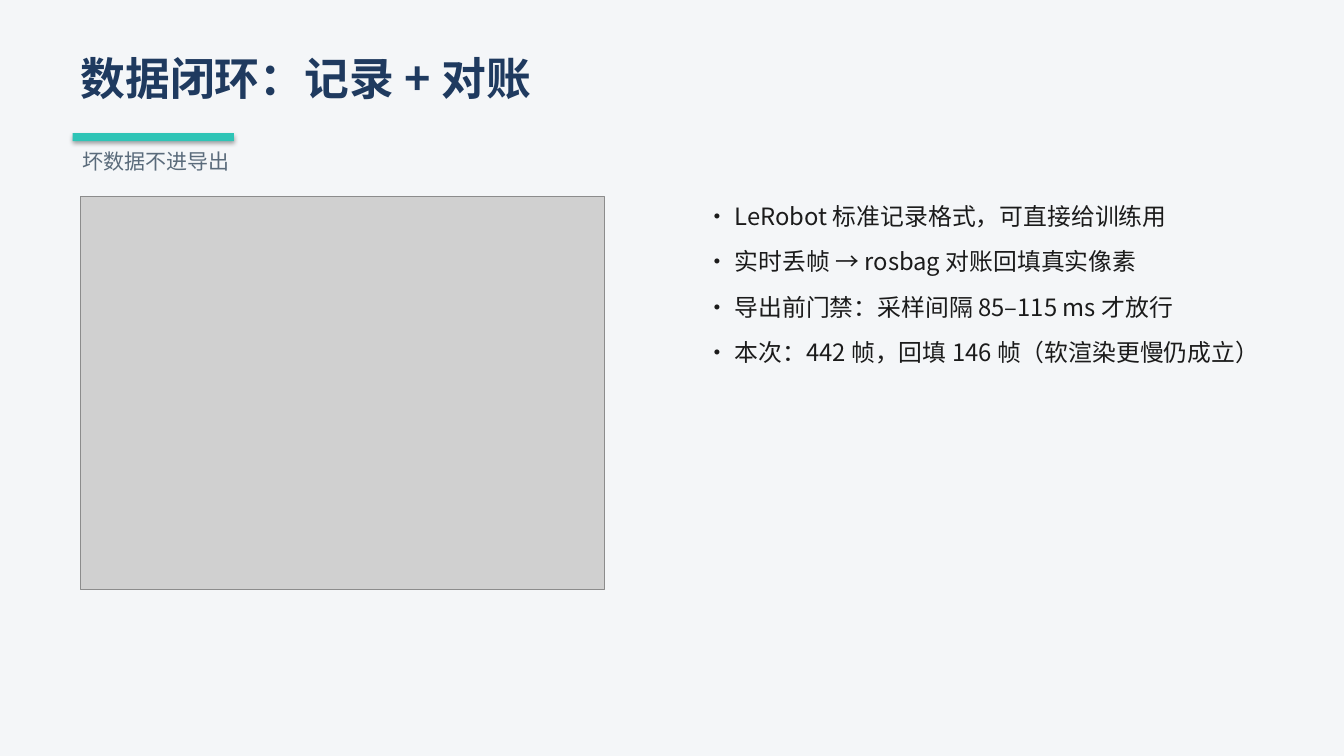
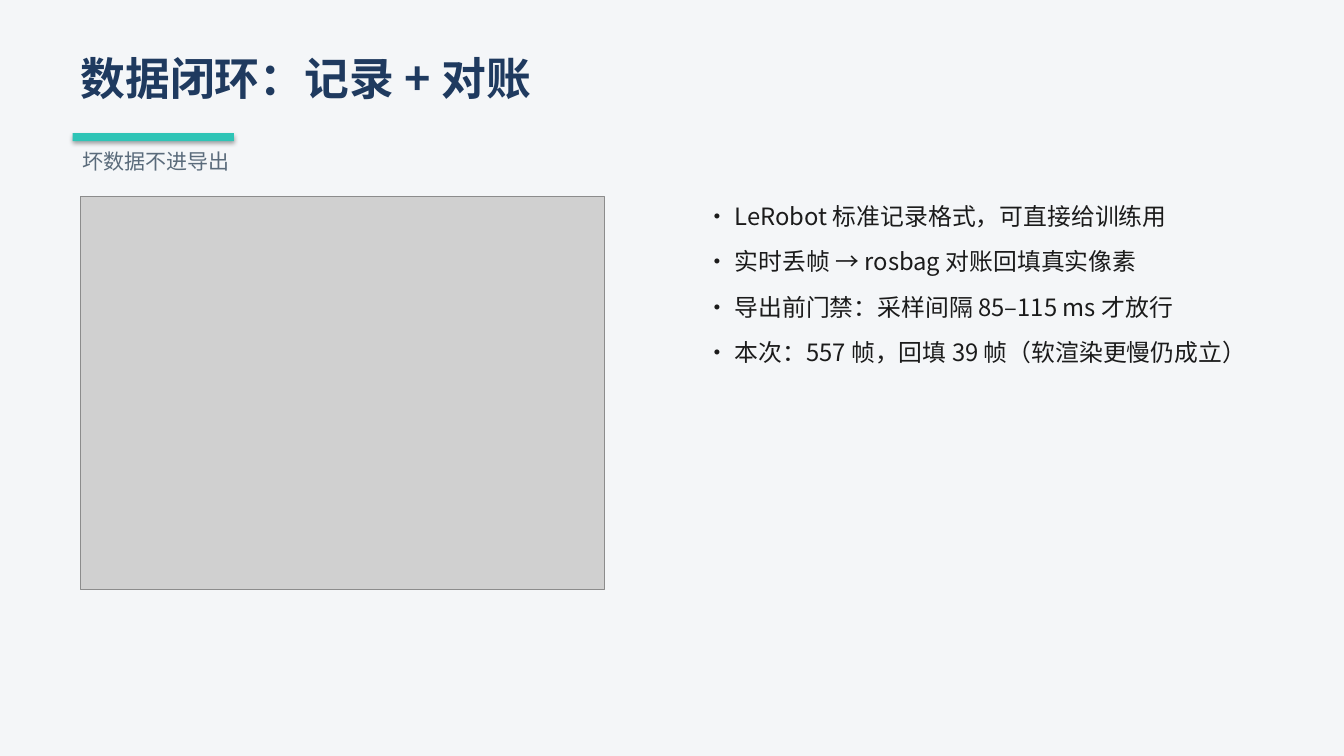
Before and after one commit to Yenefa/flexcell, a slide deck: slide 12 of competition/iyaic-2026/SUBMISSION/创意组_AgenticFlex_展示PPT.pptx. Drawn at 1344x756 pixels with LibreOffice and Linux fonts; fonts in the diff are those of the drawing; grey boxes stand for pictures. Boxes give left, top, right and bottom in pixels: in the first picture for what was removed or moved away, otherwise in the second. Text is boxed around its words. In the diff, an @@ line names an element or a change of style, - is before the commit and + after.

```diff
--- a/competition/iyaic-2026/SUBMISSION/创意组_AgenticFlex_展示PPT.pptx
+++ b/competition/iyaic-2026/SUBMISSION/创意组_AgenticFlex_展示PPT.pptx
@@ text at [735,340,1246,364]: text changed @@
-• 本次：442 帧，回填 146 帧（软渲染更慢仍成立）
+• 本次：557 帧，回填 39 帧（软渲染更慢仍成立）
```
Also in this commit, not shown: 1 other slide changed, 4 other files.
